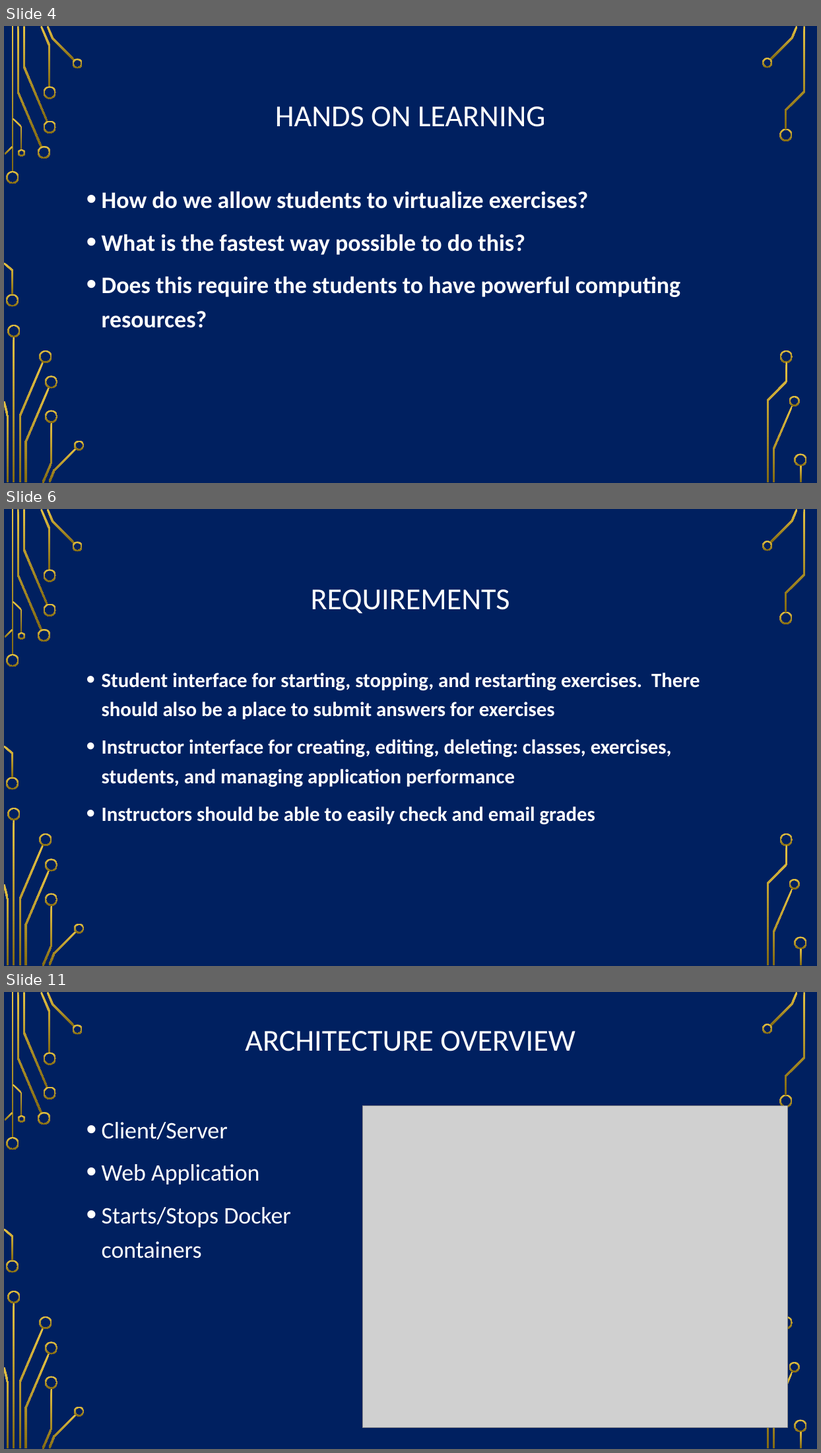
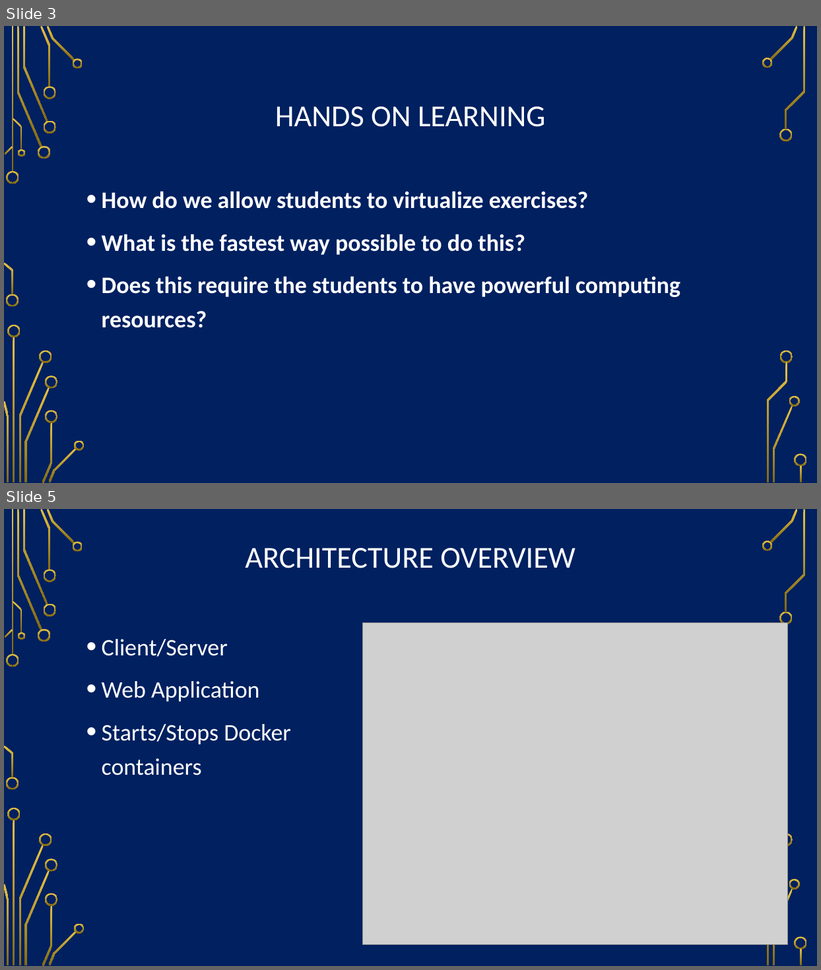
Before and after one commit to so87/Security-Lab-Manager, a slide deck: documentation/presentation.pptx. Shown one above the other, each under a label of ours: slides 4, 6 and 11 before the commit, slides 3 and 5 after it; the slides between them are not shown. The pictures are 821x1453 and 821x970 pixels, drawn with LibreOffice and Linux fonts; fonts in the diff are those of the drawing; grey boxes stand for pictures; background and template pictures are left out. Boxes give left, top, right and bottom in pixels: in the first picture for what was removed or moved away, otherwise in the second. Text is boxed around its words. In the diff, an @@ line names an element or a change of style, - is before the commit and + after.

```diff
--- a/documentation/presentation.pptx
+++ b/documentation/presentation.pptx
@@ slide 6 removed at <box>4,509,817,966</box>, background picture (left out); not listed: 36 template elements that a slide beside it also shows @@
@@ title removed at <box>311,590,510,613</box> @@
-REQUIREMENTS
@@ text removed at <box>102,673,700,825</box> @@
-• Student interface for starting, stopping, and restarting exercises. There should also be a place to submit answers for exercises
-• Instructor interface for creating, editing, deleting: classes, exercises, students, and managing application performance
-• Instructors should be able to easily check and email grades
@@ what was slide 4 is now slide 3 @@
@@ what was slide 11 is now slide 5 @@
```
Also in this commit, not shown: 4 slides changed, 1 slide added, 11 other slides removed, 19 other files.
